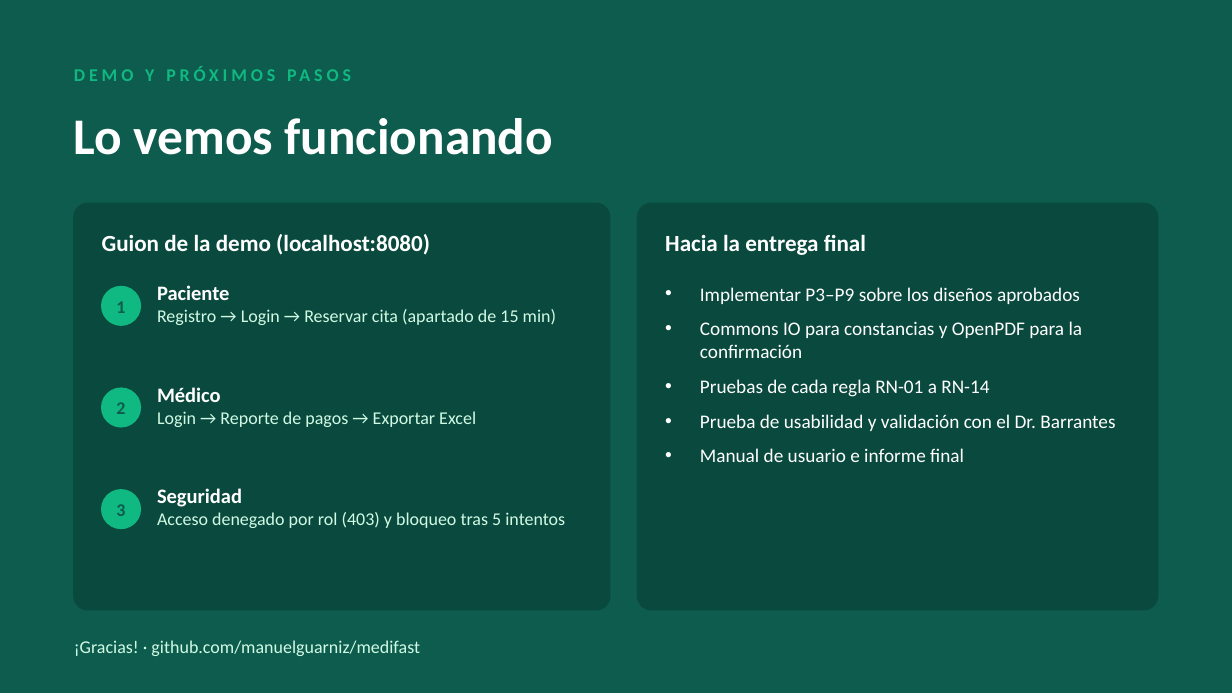
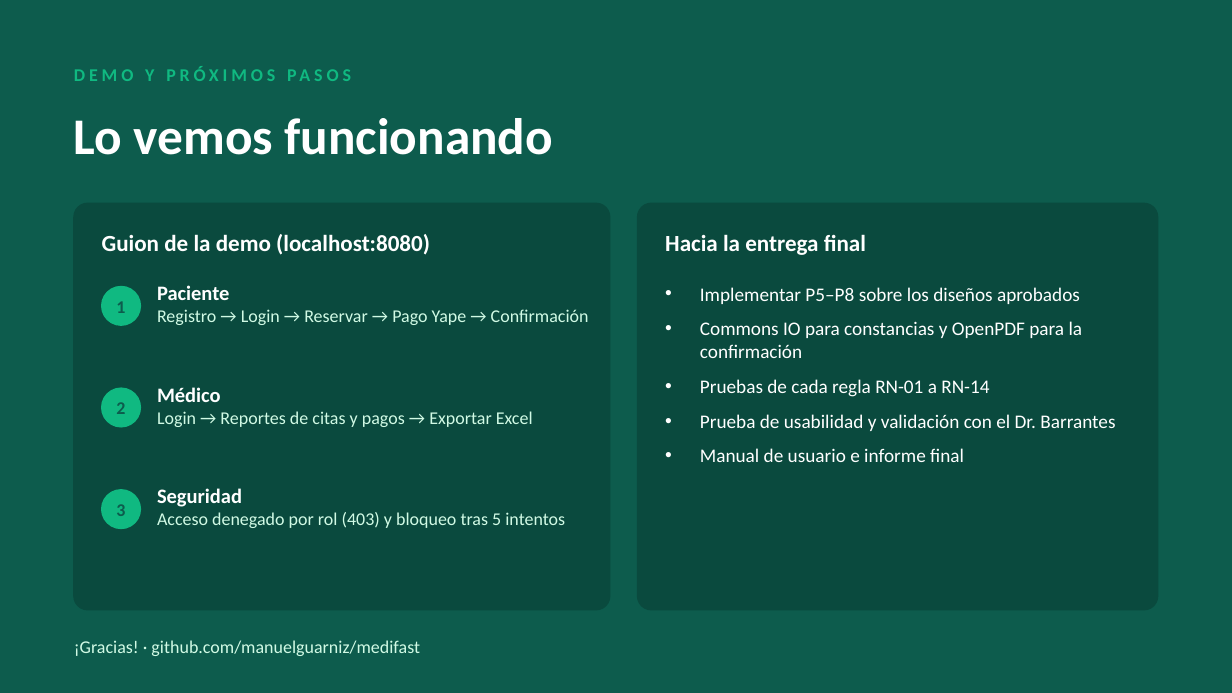
Before and after one commit to manuelguarniz/medifast, a slide deck: slide 24 of docs/entregables/MEDIFAST_APF3_Sustentacion.pptx. Drawn at 1232x693 pixels with LibreOffice and Linux fonts; fonts in the diff are those of the drawing. Boxes give left, top, right and bottom in pixels: in the first picture for what was removed or moved away, otherwise in the second. Text is boxed around its words. In the diff, an @@ line names an element or a change of style, - is before the commit and + after.

```diff
--- a/docs/entregables/MEDIFAST_APF3_Sustentacion.pptx
+++ b/docs/entregables/MEDIFAST_APF3_Sustentacion.pptx
@@ text at (700,287,1080,304): text changed @@
-• Implementar P3–P9 sobre los diseños aprobados
+• Implementar P5–P8 sobre los diseños aprobados
@@ text at (157,309,589,325): text changed @@
-Registro → Login → Reservar cita (apartado de 15 min)
+Registro → Login → Reservar → Pago Yape → Confirmación
@@ text at (157,411,533,427): text changed @@
-Login → Reporte de pagos → Exportar Excel
+Login → Reportes de citas y pagos → Exportar Excel
```
Also in this commit, not shown: 7 other slides changed, 39 other files.
